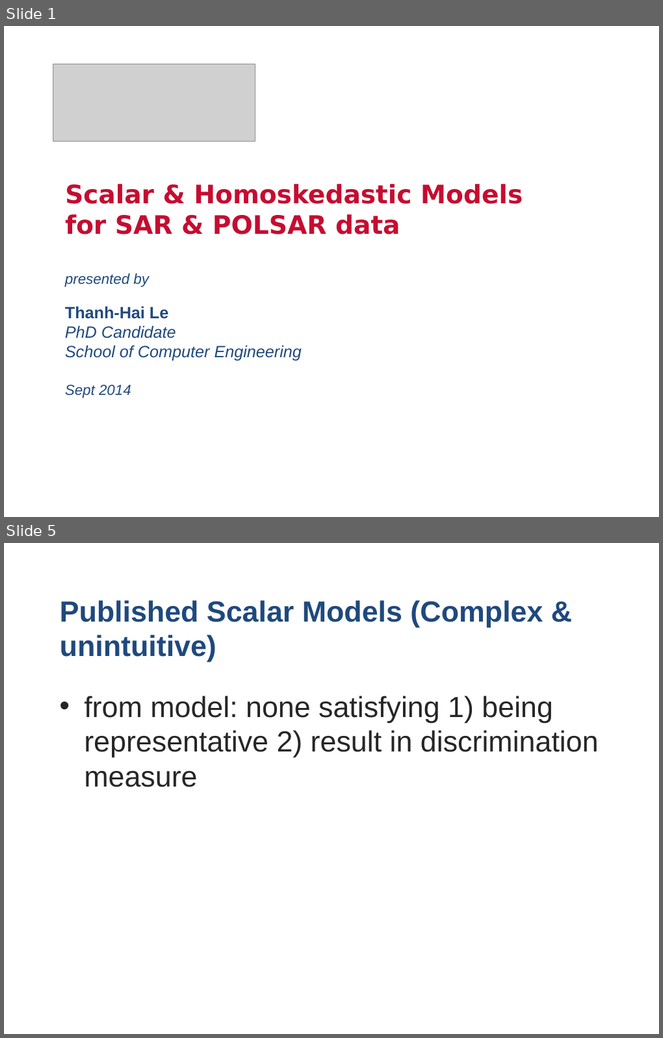
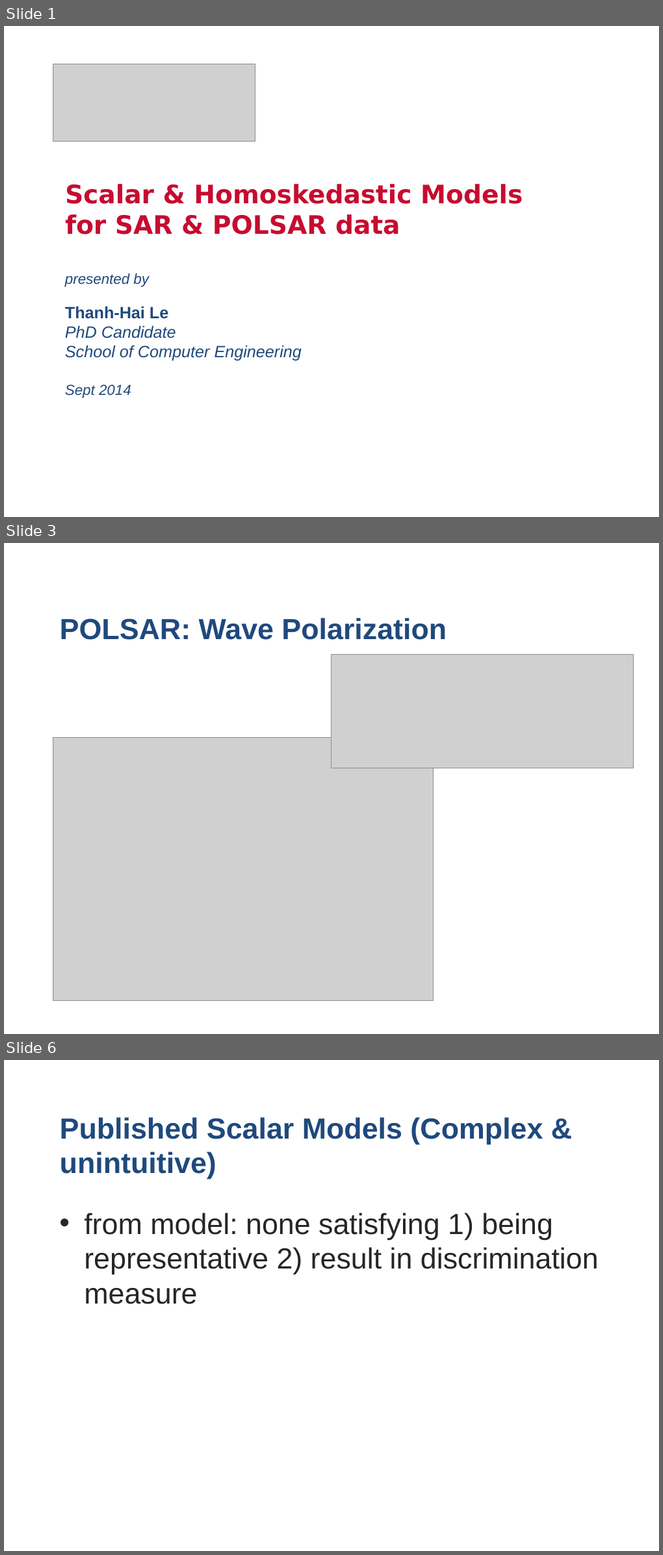
Before and after one commit to stivo-suong/thesis-latex-dev, a slide deck: oral_defense/Scalar & Homoskedastic Models for SAR & POLSAR.pptx.ppt. Shown one above the other, each under a label of ours: slides 1 and 5 before the commit, slides 1, 3 and 6 after it; the slides between them are not shown. The pictures are 663x1038 and 663x1555 pixels, drawn with LibreOffice and Linux fonts; fonts in the diff are those of the drawing; grey boxes stand for pictures; background and template pictures are left out. Boxes give left, top, right and bottom in pixels: in the first picture for what was removed or moved away, otherwise in the second. Text is boxed around its words. In the diff, an @@ line names an element or a change of style, - is before the commit and + after.

```diff
--- a/oral_defense/Scalar & Homoskedastic Models for SAR & POLSAR.pptx.ppt
+++ b/oral_defense/Scalar & Homoskedastic Models for SAR & POLSAR.pptx.ppt
@@ slide 3 added at [4,543,659,1034], background #FFFFFF @@
@@ title added at [60,618,447,640], 32 pt, text #1F497D, bold @@
+POLSAR: Wave Polarization
@@ picture added at [332,654,634,768] @@
@@ picture added at [53,738,433,1001] @@
@@ what was slide 5 is now slide 6 @@
```
Also in this commit, not shown: 1 slide changed, 2 other slides added, 2 slides removed, 1 other file.
